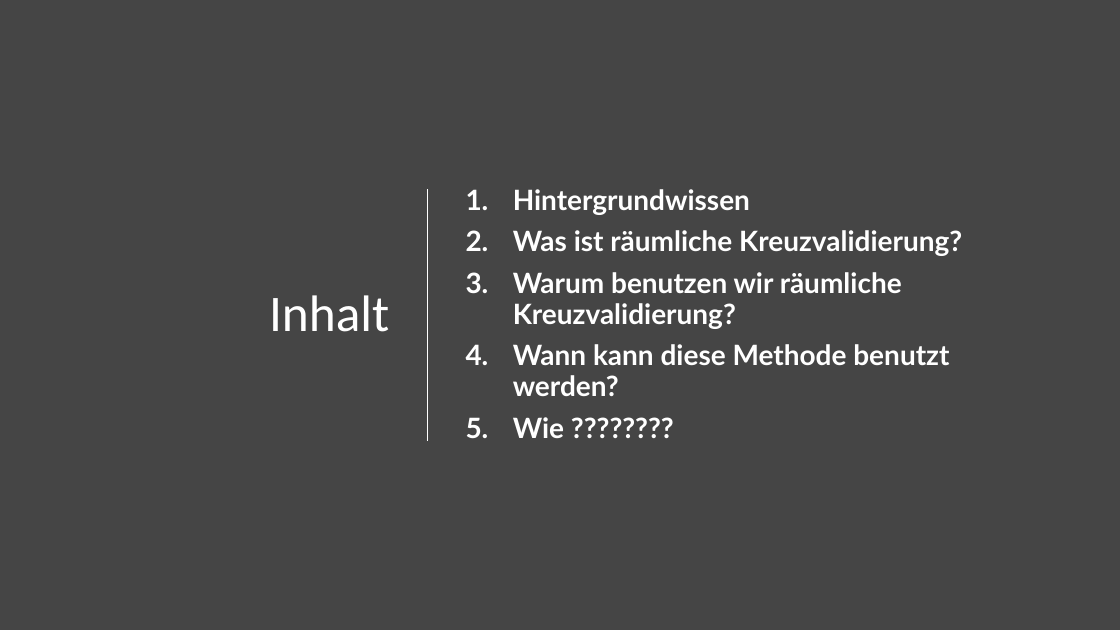
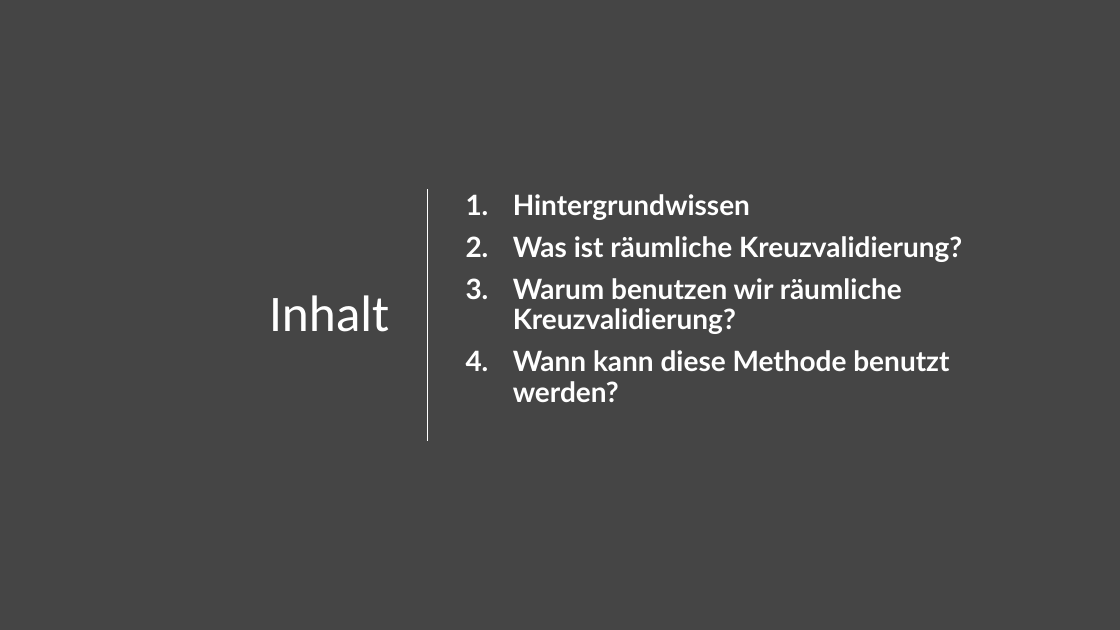
Before and after one commit to Geosoft2/geosoft2-2021, a slide deck: slide 2 of Spatial-Cross-Validation/Spatial_Cross_Validation_Presentation.pptx. Drawn at 1120x630 pixels with LibreOffice and Linux fonts; fonts in the diff are those of the drawing. Boxes give left, top, right and bottom in pixels: in the first picture for what was removed or moved away, otherwise in the second. Text is boxed around its words. In the diff, an @@ line names an element or a change of style, - is before the commit and + after.

```diff
--- a/Spatial-Cross-Validation/Spatial_Cross_Validation_Presentation.pptx
+++ b/Spatial-Cross-Validation/Spatial_Cross_Validation_Presentation.pptx
@@ text at box(513, 417, 564, 438): paragraph removed @@
-5. Wie ????????
```
Also in this commit, not shown: 4 other slides changed, 1 other file.
